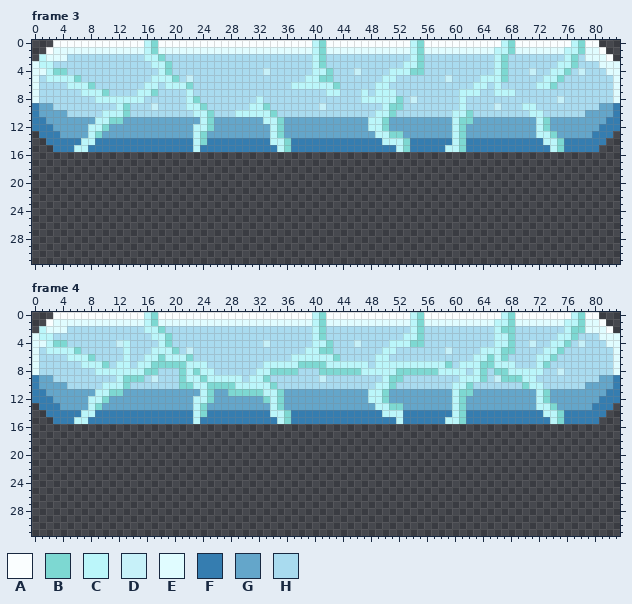
Pixel-art file: Created Assets/Ice Platform v1.ase. The picture above was drawn from the file before the commit.
84x32 pixels, 11 frames. Colours within 5 levels of each other are drawn and written as one. Shown: frame 3, frame 4. The commit also changed other frames, which this record leaves out.
Visible layers, top first: "Layer 4" opacity 49%, "Layer 3" opacity 78%, "Layer 1", "Layer 5".
Palette (. is transparent): A #fafeff  B #7dd8d2  C #bbf6fa  D #c7f1f9  E #e0fcff  F #357db0  G #64a6ca  H #a9dbef
Pixels before, frame 3 (only the part around the change), first column x 0:
 1 ..AEEEEEEEEEEEEECBEEEEEEEEEEEEEEEEEEEEEECBEEEEEEEEEEEECBEEEEEEEEEECCBEEEEEEECCBEEA..
 2 .CEEEHHHHHHHHHHHCCBHHHHHHHHHHHHHHHHHHHHHCBHHHHHHHHHHHHCBHHHHHHHHHHCBHHHHHHHHCBHEEEA.
 3 ECCHHHHHHHHHHHHHHCCBHHHHHHHHHHHHHHHHHHHHCBHHHHHHHHHHHCCBHHHHHHHHHHCBHHHHHHHCCBHHHEEE
 4 EECBBHHHHHHHHHHHHHCBHHHHHHHHHHHHHDHHHHHHCCBHHHDHHHHCCCBBHHHHHHHHHHCBHHHDHHCCBHDHHHEE
 5 EHCCCCBHHHHHHHHHHCCCBHDHHHHHHHHHHHHHHHHCCBBHHHHHHHCCHHHHHHHDHHHHCCCBHHHHHCCBHHHHHHHE
 6 EHHHHCCCBHHHHHHHCCHCCCBHHHHHHHHHHHHHHCCCCCCBHHHHHCCHHHHHHHHHHHHCCHCHHHHHCCBHHHHHHHHE
 7 EHHHHHHCCCBHHHHCCBHHHHCHHHHHHHHHHHHHHHHHHHCCHHHCHCCCHHHHHHHHHCCCHHCCCHHHHHHHHHHHHHHE
 8 EHHHHHHHHCCCCCCCHHHHHHCBHHHHHHHHCHHHHHHHHHHHHHHCCCCCBHDHHHHHHCHHHHHHHHHHHHHDHHHHHHHE
 9 FGGHHHHHHHHHCBHHHDHHHHCCBHHHHHHCCBHHHHHHHDHHHHHHHHCBBHHHHHHHHCHHHHDHHHCCHHHHHHHHHGGF
10 FGGGGHHHHHCCCBHHHHHHHHHCCBHHHCCCCCBHHHHHHHHHHHHHHCCBHHHHHHHHCCBHHHHHHHHCCHHHHHHGGGGF
11 FFGGGGGGGCCBBGGGGGGGGGGGCBGGGGGGGCCBGGGGGGGGGGGGCCBGGGGGGGGGCBBGGGGGGGGGCBGGGGGGGGFF
12 FFFGGGGGCCBGGGGGGGGGGGGCCBGGGGGGGGCBGGGGGGGGGGGGCCBGGGGGGGGGCBGGGGGGGGGGCBGGGGGGGFFF
13 .FFFGGGGCBGGGGGGGGGGGGGCBGGGGGGGGGCBGGGGGGGGGGGGGCCBBGGGGGGGCBGGGGGGGGGGCCBGGGGGFFF.
14 ..FFFFFCCFFFFFFFFFFFFFFCBFFFFFFFFFCCBFFFFFFFFFFFFFCCCBFFFFFFCBFFFFFFFFFFFCCBFFFFFF..
15 ...FFFCCFFFFFFFFFFFFFFFCFFFFFFFFFFFCBFFFFFFFFFFFFFFFCBFFFFFCCBFFFFFFFFFFFFCBFFFFF...
16 ....................................................................................
17 ....................................................................................
18 ....................................................................................
19 ....................................................................................
20 ....................................................................................
21 ....................................................................................
22 ....................................................................................
23 ....................................................................................
24 ....................................................................................
25 ....................................................................................
26 ....................................................................................
27 ....................................................................................
28 ....................................................................................
29 ....................................................................................
30 ....................................................................................
31 ....................................................................................
Pixels before, frame 4 (only the part around the change), first column x 0:
 4 EECBBHHHHHHHDCHHHHCBHHHHHHHHHHHHHDHHHHHHCCBHHHDHHHHCCCBBHHHHHHHHHHCCBHHDHHCCBHDHHHEE
 5 EHCCCCBHHHHHHCHHHCCCBHDHHHHHHHHHHHHHHHHCCBBHHHHHHHCCHHHHHHHDHHHHCCCBBHHHHCCBHHHHHHHE
 6 EHHHHCCCBHHHHCHHCCBCCCBHHHHHHHHHHHHHHCCCCCCBHHHHHCCHHHHHHHHHHHHCCBCBHHHHCCBHHHHHHHHE
 7 EHHHHHHCCCBHCCHCCBBBBBCCCHHHHHHHHCCCCCBBBBCCCCCCHCCCCCCCCCCBHCCCBBCCCHHHCBHHHHHHHHHE
 8 EHHHHHHHHCCCCCCCBBHHHBCBCCHHHHHHCCBBBBHHHBBBBBBCCCCCBBBBBBCCCCHCBHBBCCCCCHHDHHHHHHHE
 9 FGGHHHHHHHHHCBBBHDHHHBCCBCCCCCHCCBHHHHHHHDHHHHHHHHCBBHHHHHHHHCCCBHDBBBCCHHHHHHHHHGGF
10 FGGGGHHHHHCCCBHHHHHHHBBCCBBBBCCCCCBHHHHHHHHHHHHHHCCBHHHHHHHHCCBHHHHHHHBCCHHHHHHGGGGF
11 FFGGGGGGGCCBBGGGGGGGGGGGCBGGBBBBBCCBGGGGGGGGGGGGCCBGGGGGGGGGCBBGGGGGGGGGCBGGGGGGGGFF
12 FFFGGGGGCCBGGGGGGGGGGGGCCBGGGGGGGBCBGGGGGGGGGGGGCCBGGGGGGGGGCBGGGGGGGGGGCBGGGGGGGFFF
13 .FFFGGGGCBGGGGGGGGGGGGGCBGGGGGGGGGCBGGGGGGGGGGGGGCCBBGGGGGGGCBGGGGGGGGGGCCBGGGGGFFF.
14 ..FFFFFCCFFFFFFFFFFFFFFCBFFFFFFFFFCCBFFFFFFFFFFFFFCCCFFFFFFFCBFFFFFFFFFFFCCBFFFFFF..
15 ...FFFCCFFFFFFFFFFFFFFFCFFFFFFFFFFFCBFFFFFFFFFFFFFFFCFFFFFFCCBFFFFFFFFFFFFCBFFFFF...
16 ....................................................................................
17 ....................................................................................
18 ....................................................................................
19 ....................................................................................
20 ....................................................................................
21 ....................................................................................
22 ....................................................................................
23 ....................................................................................
24 ....................................................................................
25 ....................................................................................
26 ....................................................................................
27 ....................................................................................
28 ....................................................................................
29 ....................................................................................
30 ....................................................................................
31 ....................................................................................
The same view after the edit:
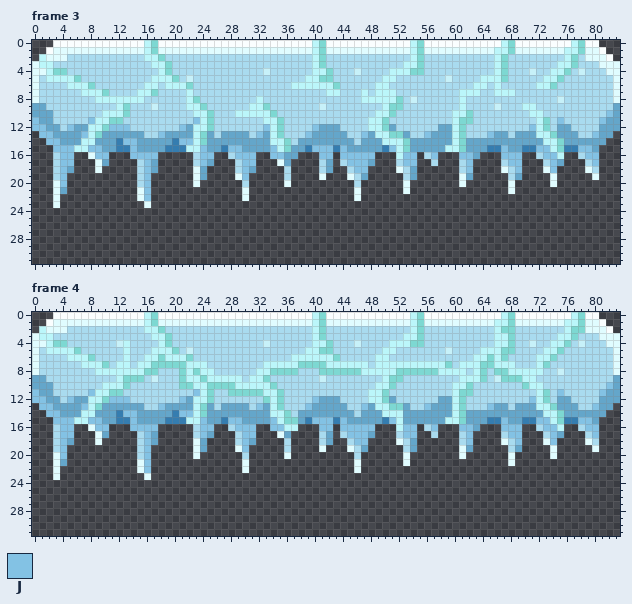
Colours new in this view: J #83c2e4
From old to new:
layer "Icicles 2" added
Changed rows in their new state; - is an unchanged pixel.
Frame 3, layer "Icicles 2":
first column x 0:
 9 G-H------------------------------------------------------------------------------HHG
10 G--HH--------------------------------------------------------------------------HHHJG
11 JG-HHHHHJ----HHHHHHHHHHJ--HHHHHHH---HHHHHHHHHHHH---HHHHHHHHH---HHHHHHHHH--HJHHHHHJGG
12 JJG-HJ-----JJJHHHHHHHJ----HHHHHHHJ--HHHHJ---HHHH----HHHHHH----HHHHHHHHHJ--H--HHHHGGG
13 -JJG---J--------HHJ-------H----HJ---HHHJ-----HHJ------HHJ-----HHHJ--H---------HHJGG-
14 --JJGGG--GGG-JJGGGGG-JJ--GGGGGGGGG---HGGGGGGGGHGGG----GGGGGG--GGGGGGGGGGG---GGGGGG--
15 ---JJJ--JJGG--JGGGG---C-JGG-JJGGGGJ--GG-JJJ-JGGGGG-J--GGGGG---GGG--JGG--JJ----JJG---
16 ---HJJ--EJJ---JJJJ-----HJJ--HJJJ--JJGG---JJ-JJJJJ---CJJ-HJ---JJG---JJJ--HJJC--HJJ---
17 ---HJJ---EG----HJG-----HJG---HJJ---EG----HG-HJJJG---HJJ--H---HJ----HJJ---HJG---HJ---
18 ---HJG---E-----HJG-----EG----HJG----H----HG--HJJ----EHG------HJ----EHJ---EJ----EH---
19 ---HJ----------HJ------EG----EJ-----H----E---EHG-----HG------EG-----HG----E-----E---
20 ---EJ----------HJ------E------H-----E---------H------E-------E------E-----E---------
21 ---EG----------EJ-------------E---------------E------E--------------E---------------
22 ---E-----------EJ-------------E---------------E-------------------------------------
23 ---E------------E-------------------------------------------------------------------
Frame 4, layer "Icicles 2":
first column x 0:
 9 G-H------------------------------------------------------------------------------HHG
10 G--HH--------------------------------------------------------------------------HHHJG
11 JG-HHHHHJ----HHHHHHHHHHJ--HH--------HHHHHHHHHHHH---HHHHHHHHH---HHHHHHHHH--HJHHHHHJGG
12 JJG-HJ-----JJJHHHHHHHJ----HHHHHHH---HHHHJ---HHHH----HHHHHH----HHHHHHHHHJ--H--HHHHGGG
13 -JJG---J--------HHJ-------H----HJ---HHHJ-----HHJ------HHJ-----HHHJ--H---------HHJGG-
14 --JJGGG--GGG-JJGGGGG-JJ--GGGGGGGGG---HGGGGGGGGHGGG---GGGGGGG--GGGGGGGGGGG---GGGGGG--
15 ---JJJ--JJGG--JGGGG---C-JGG-JJGGGGJ--BG-JJJ-JGGGGG-J-GGGGGG---GGG--JGG--JJ----JJG---
16 ---HJJ--EJJ---JJJJ-----HJJ--HJJJ--JJCC---JJ-JJJJJ---CJJ-HJ---JJG---JJJ--HJJC--HJJ---
17 ---HJJ---EG----HJG-----HJG---HJJ---EG----HG-HJJJG---HJJ--H---HJ----HJJ---HJG---HJ---
18 ---HJG---E-----HJG-----EG----HJG----H----HG--HJJ----EHG------HJ----EHJ---EJ----EH---
19 ---HJ----------HJ------EG----EJ-----H----E---EHG-----HG------EG-----HG----E-----E---
20 ---EJ----------HJ------E------H-----E---------H------E-------E------E-----E---------
21 ---EG----------EJ-------------E---------------E------E--------------E---------------
22 ---E-----------EJ-------------E---------------E-------------------------------------
23 ---E------------E-------------------------------------------------------------------
